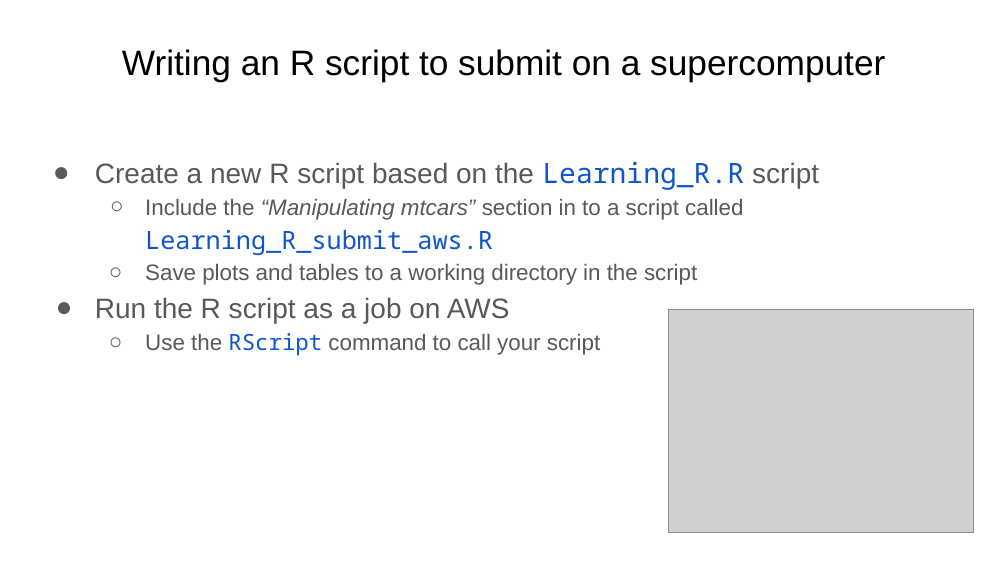
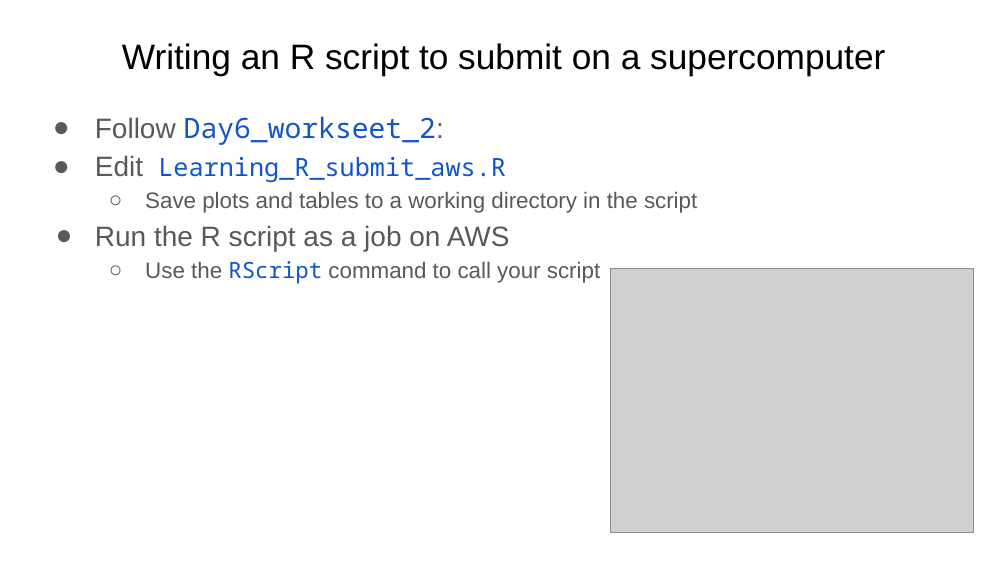
Before and after one commit to Dowell-Lab/srworkshop, a slide deck: slide 10 of day06/slides/Day6_slides.pptx. Drawn at 1008x567 pixels with LibreOffice and Linux fonts; fonts in the diff are those of the drawing; grey boxes stand for pictures. Boxes give left, top, right and bottom in pixels: in the first picture for what was removed or moved away, otherwise in the second. Text is boxed around its words. In the diff, an @@ line names an element or a change of style, - is before the commit and + after.

```diff
--- a/day06/slides/Day6_slides.pptx
+++ b/day06/slides/Day6_slides.pptx
@@ title "Writing an R script to ...": place and size @@
-title "Writing an R script to ..." at [122,49,885,82]
+title "Writing an R script to ..." at [122,43,885,76]
@@ text "Follow Day6_workseet_2:": place and size @@
-text "Follow Day6_workseet_2:" at [95,161,819,356]
+text "Follow Day6_workseet_2:" at [95,116,697,284]
@@ text at [95,116,506,182]: text changed; size 16 to 20 pt; font Arial to Noto Sans Mono; text colour #595959 to #1155CC @@
-● Create a new R script based on the Learning_R.R script
-  ○ Include the “Manipulating mtcars” section in to a script called Learning_R_submit_aws.R
+● Follow Day6_workseet_2:
+● Edit Learning_R_submit_aws.R
@@ picture: place and size @@
-picture at [668,310,974,532]
+picture at [611,268,974,532]
```
Also in this commit, not shown: 2 other slides changed.
